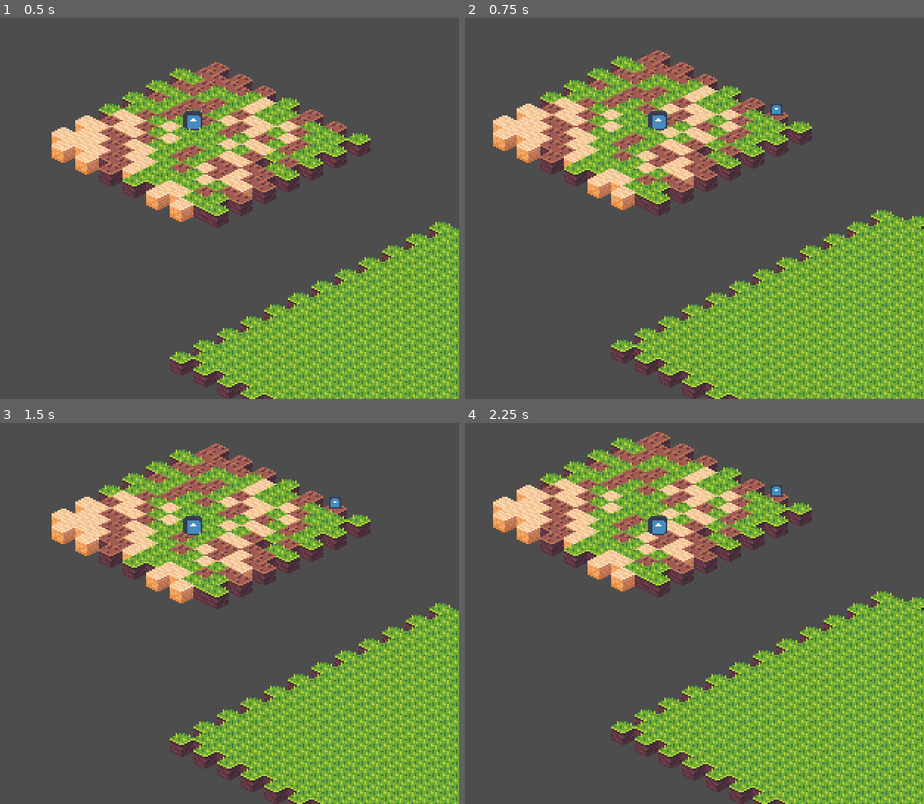
Above: before the commit, frames 1-4 (two rows, left to right).
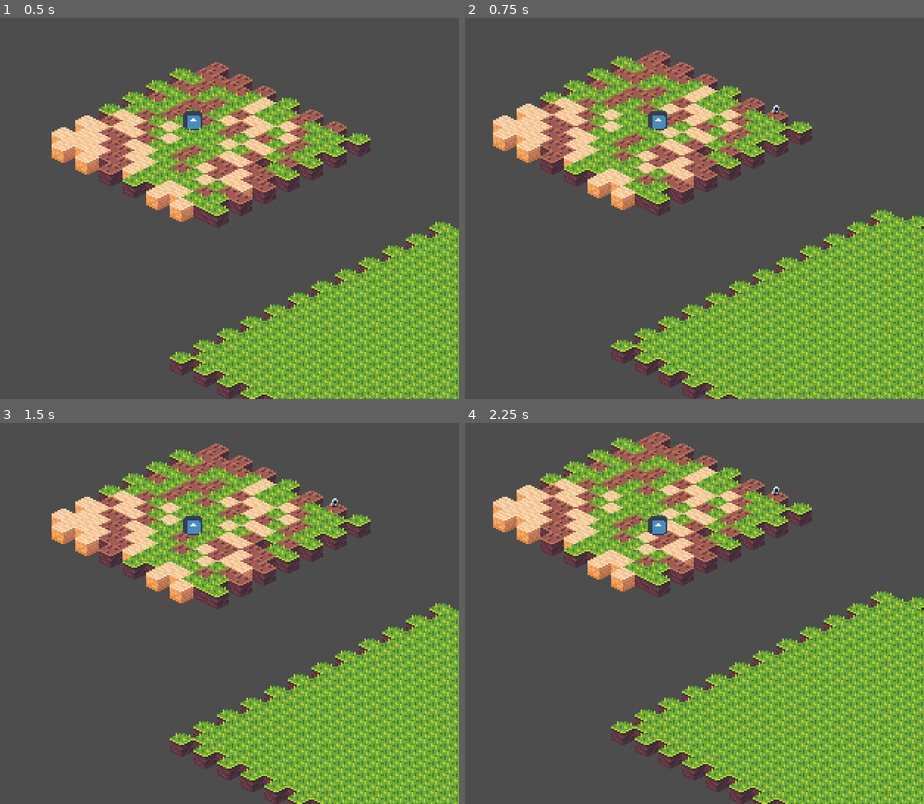
Above: after the commit, the same moments.

Repository: TheRedSwaRM/Isometric-Grid-Movement-Practice
Game: Godot game, scene res://scenes/main.tscn
The game is run twice, just before and just after one commit, with the same random seed, the same clock (stepped at 60 frames per second) and the same inputs. The engine's default icon, where the game draws it, is replaced by a stand-in: a white triangle on a blue panel in a dark square.
Inputs (mouse positions are in pixels of both pictures, inside the frame that each line leads up to):
- Up to frame 1 (0.5 s): no input
- Up to frame 2 (0.75 s): tap Enter at 0.5 s; move the mouse to (777, 105) at 0.52 s; hold Right (ui_right) from 0.53 s (still down); click (777, 105) at 0.67 s
- Up to frame 3 (1.5 s): tap Space at 1.25 s; move the mouse to (87, 563) at 1.27 s; release Right (ui_right) at 1.28 s; hold Down (ui_down) from 1.28 s (still down)
- Up to frame 4 (2.25 s): tap Enter at 2 s; move the mouse to (outside the picture) at 2.02 s; release Down (ui_down) at 2.03 s; hold Right (ui_right) from 2.03 s (still down)

Frame 1 is identical in both runs. In frame 2, less than 0.1% of the frame differs, in the area x 66-70%, y 22-26%; in frame 3, less than 0.1%; in frame 4, less than 0.1%.

Commit message:
added temp sprite for placeable characters on grid

Diff:
--- a/Grid Tactical/scenes/character_body_2d.tscn
+++ b/Grid Tactical/scenes/character_body_2d.tscn
@@ -1,6 +1,6 @@
 [gd_scene load_steps=3 format=3 uid="uid://dah1td330tbjh"]
 
-[ext_resource type="Texture2D" uid="uid://da5tnoa2uaq23" path="res://icon.png" id="1_1xqhv"]
+[ext_resource type="Texture2D" uid="uid://ddm00cqvlimyb" path="res://assets/art/IsometricTRPGAssetPack_OutlinedEntities.png" id="1_8aebm"]
 
 [sub_resource type="RectangleShape2D" id="RectangleShape2D_4b6ir"]
 size = Vector2(32, 32)
@@ -10,9 +10,14 @@
 z_as_relative = false
 scale = Vector2(0.25, 0.25)
 
-[node name="Sprite2D" type="Sprite2D" parent="."]
-scale = Vector2(0.5, 0.5)
-texture = ExtResource("1_1xqhv")
-
 [node name="CollisionShape2D" type="CollisionShape2D" parent="."]
 shape = SubResource("RectangleShape2D_4b6ir")
+
+[node name="Sprite2D" type="Sprite2D" parent="."]
+texture_filter = 1
+texture_repeat = 1
+scale = Vector2(2, 1.883)
+texture = ExtResource("1_8aebm")
+hframes = 4
+vframes = 33
+region_rect = Rect2(7, 7, 6, 8)
